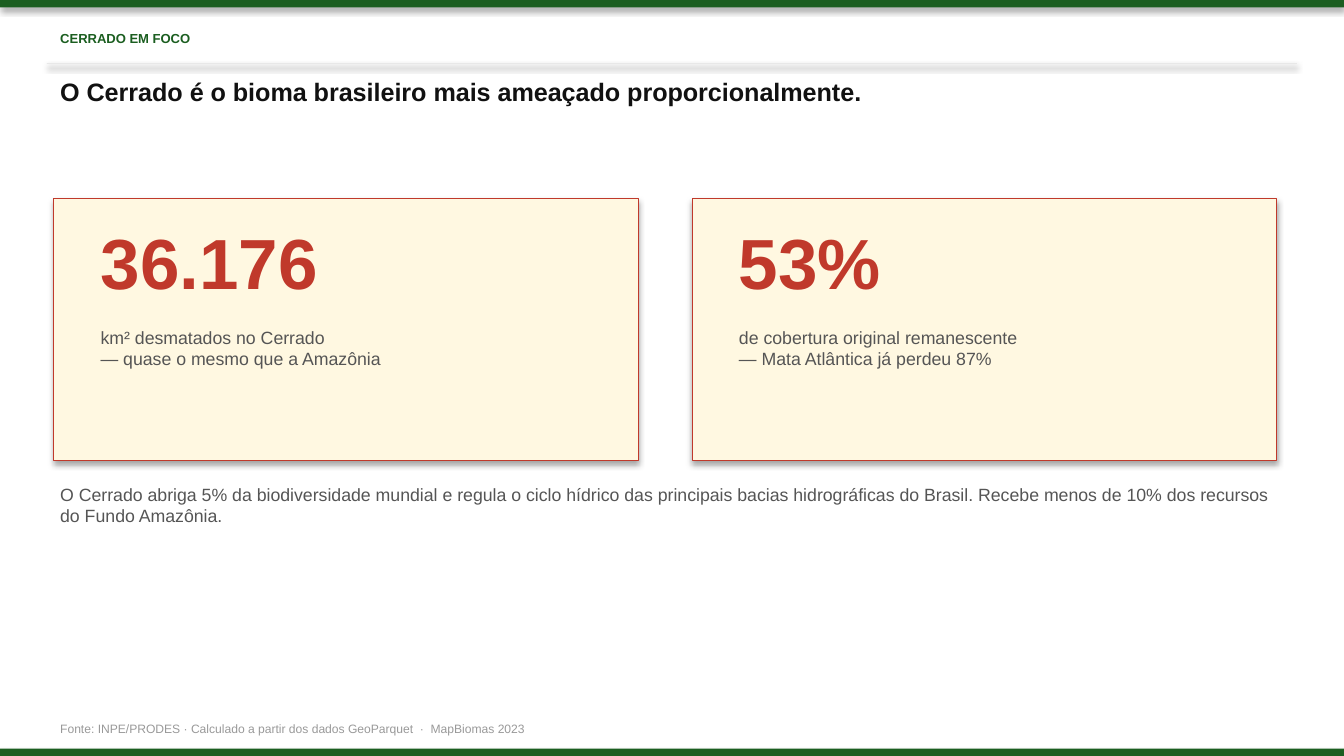
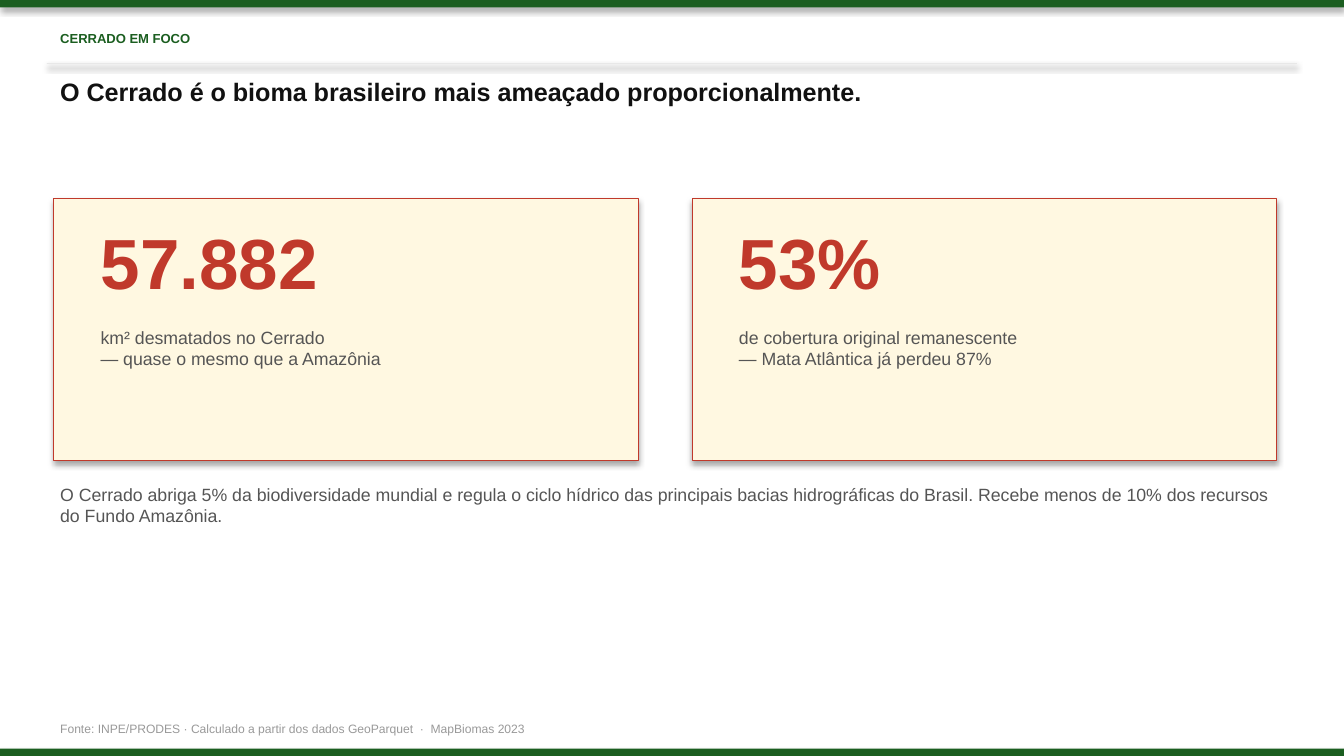
Before and after one commit to abrandaojr/terrabrasilis-inpe-downloader, a slide deck: slide 6 of PRODES_Press_Briefing.pptx (slide 5 before the commit). Drawn at 1344x756 pixels with LibreOffice and Linux fonts; fonts in the diff are those of the drawing. Boxes give left, top, right and bottom in pixels: in the first picture for what was removed or moved away, otherwise in the second. Text is boxed around its words. In the diff, an @@ line names an element or a change of style, - is before the commit and + after.

```diff
--- a/PRODES_Press_Briefing.pptx
+++ b/PRODES_Press_Briefing.pptx
@@ text at box(101, 239, 318, 290): text changed @@
-36.176
+57.882
```
Also in this commit, not shown: 1 other slide changed, 6 slides added, 6 other files.
